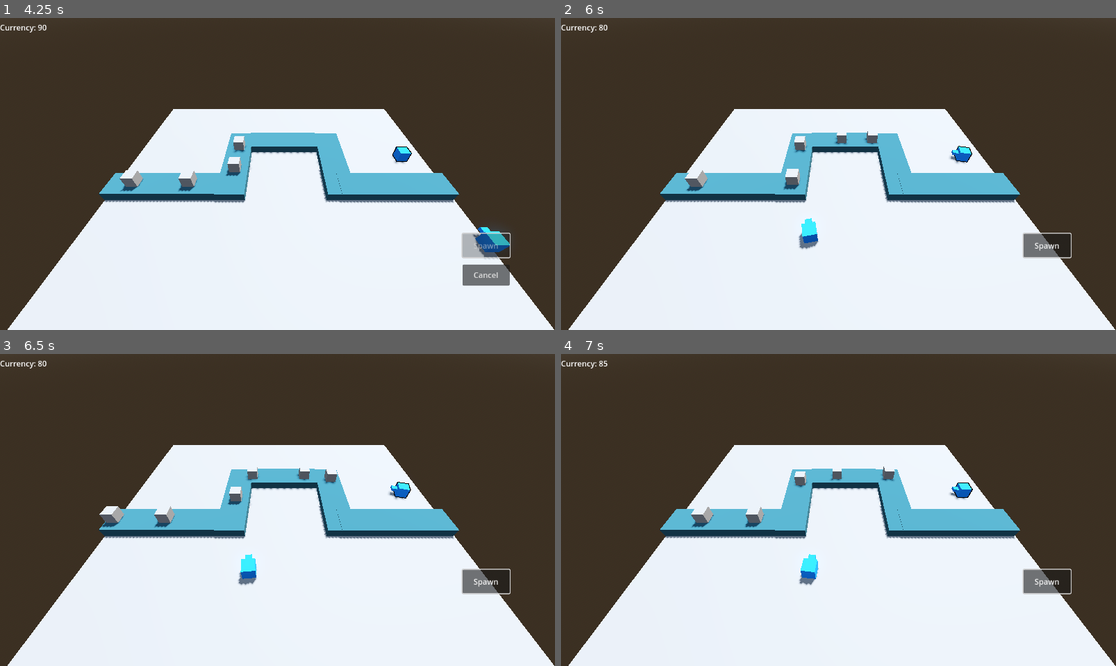
Above: before the commit, frames 1-4 (two rows, left to right).
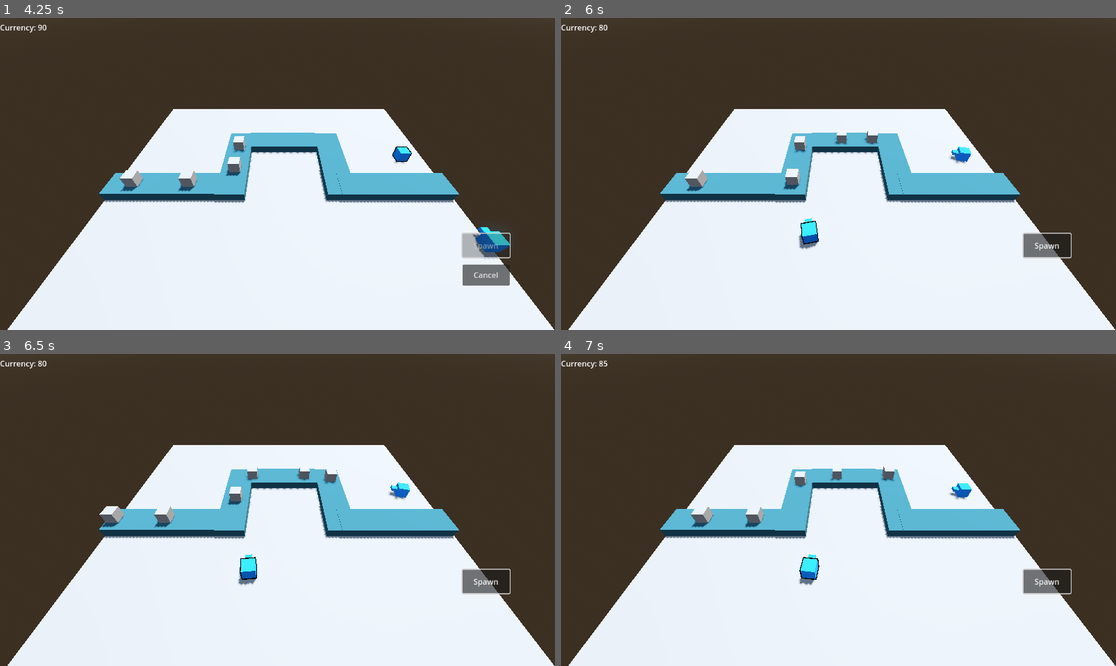
Above: after the commit, the same moments.

Repository: BurnabySouthGameDev/TowerDefence
Game: Godot game, scene res://Scenes/main.tscn
The game is run twice, just before and just after one commit, with the same random seed, the same clock (stepped at 60 frames per second) and the same inputs.
Inputs (mouse positions are in pixels of both pictures, inside the frame that each line leads up to):
- Up to frame 1 (4.25 s): click "Spawn" at 0.5 s; click "Cancel" at 1.25 s; click "Spawn" at 2 s; move the mouse to (399, 158) at 2.77 s; click (399, 158) at 2.92 s; click "Spawn" at 3.5 s
- Up to frame 2 (6 s): move the mouse to (727, 189) at 4.27 s; click (727, 189) at 4.42 s; move the mouse to (894, 105) at 5.02 s; click (894, 105) at 5.17 s; move the mouse to (810, 236) at 5.77 s; click (810, 236) at 5.92 s
- Up to frame 3 (6.5 s): no input
- Up to frame 4 (7 s): move the mouse to (1005, 556) at 6.52 s; click (1005, 556) at 6.67 s

Frame 1 is identical in both runs. In frame 2, less than 0.1% of the frame differs, in the area x 43-75%, y 40-73%; in frame 3, less than 0.1%; in frame 4, less than 0.1%, in the area x 42-75%, y 41-73%.

Commit message:
Improved turret selection

Diff:
--- /dev/null
+++ b/Scripts/global.gd
@@ -0,0 +1,9 @@
+extends Node
+
+var selected_turret: Node3D:
+	set(value):
+		if value == selected_turret:
+			return
+		if selected_turret != null:
+			selected_turret.selected = false
+		selected_turret = value
--- a/Scripts/turrets/basic_turret.gd
+++ b/Scripts/turrets/basic_turret.gd
@@ -1,4 +1,24 @@
 extends Node3D
+
+const OUTLINE = preload("res://Shaders/outline.gdshader")
+
+var selectable: bool = false
+var selected: bool = false:
+	set(value):
+		if selectable == false:
+			return
+
+		if selected == value:
+			return
+
+		selected = value
+
+		if selected:
+			csg_box_3d.material.next_pass.shader = OUTLINE
+			Global.selected_turret = self
+		else:
+			csg_box_3d.material.next_pass.shader = null
+			Global.selected_turret = null
 
 @onready var radar: Radar = $"Radar"
 @onready var reload_timer: Timer = $"ReloadTimer"
@@ -7,6 +27,8 @@
 func _ready() -> void:
 	radar.monitoring = false
 	csg_box_3d.material = csg_box_3d.material.duplicate(true)
+
+
 
 func _on_radar_new_target(target: Node3D) -> void:
 	if not radar.monitoring:
--- a/Scripts/turrets/select.gd
+++ b/Scripts/turrets/select.gd
@@ -1,14 +1,17 @@
 extends Area3D
 
 const OUTLINE = preload("res://Shaders/outline.gdshader")
+@onready var basic_turret: Node3D = $".."
+
 
 @onready var csg_box_3d: CSGBox3D = %CSGBox3D
+
 
 func _input_event(camera: Camera3D, event: InputEvent, event_position: Vector3, normal: Vector3, shape_idx: int) -> void:
 	if event is InputEventMouseButton and event.button_index == MOUSE_BUTTON_LEFT and event.pressed:
 		print("Clicked turret")
 
 		if csg_box_3d.material.next_pass.shader == null:
-			csg_box_3d.material.next_pass.shader = OUTLINE
+			basic_turret.selected = true
 		else:
-			csg_box_3d.material.next_pass.shader = null
+			basic_turret.selected = false
--- a/Scripts/ui/spawn_button.gd
+++ b/Scripts/ui/spawn_button.gd
@@ -108,6 +108,7 @@
 
 				placed_turrets.append(placing_turret)
 
+				placing_turret.selectable = true
 				placing_turret = null
 				cancel_button.hide()
 				disabled = false
--- a/project.godot
+++ b/project.godot
@@ -15,6 +15,10 @@
 config/features=PackedStringArray("4.4", "Forward Plus")
 config/icon="res://icon.svg"
 
+[autoload]
+
+Global="*res://Scripts/global.gd"
+
 [dotnet]
 
 project/assembly_name="BSGD Tower Defence"
Not shown, added: Scripts/global.gd.uid
